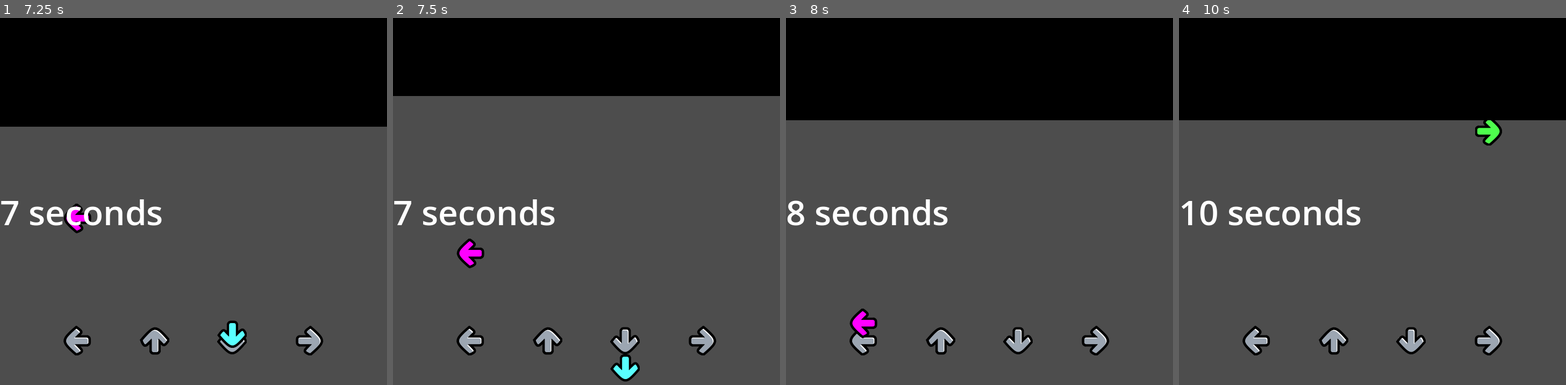
Above: before the commit, frames 1-4 (left to right).
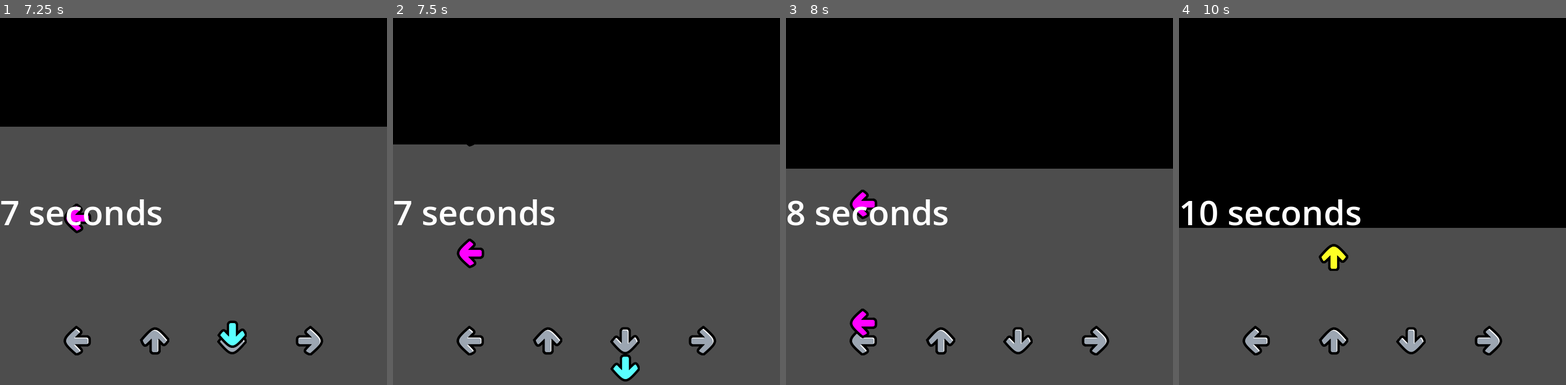
Above: after the commit, the same moments.

Repository: CalebDevonport/GameJam
Game: Godot game, scene res://main.tscn
The game is run twice, just before and just after one commit, with the same random seed, the same clock (stepped at 60 frames per second) and the same inputs.
Inputs:
- Up to frame 1 (7.25 s): tap Enter at 0.5 s; hold D (input_right) 0.53-1.28 s; hold Down (input_down) 1.28-2.03 s; hold D (input_right) 2.03-2.78 s; hold W (input_up) 2.78-3.53 s; hold A (input_left) 3.53-5.03 s; hold Down (input_down) 5.03-5.78 s; hold D (input_right) 5.78-6.53 s; hold W (input_up) from 6.53 s (still down)
- Up to frame 2 (7.5 s): release W (input_up) at 7.28 s; hold D (input_right) from 7.28 s (still down)
- Up to frame 3 (8 s): keep holding D (input_right)
- Up to frame 4 (10 s): release D (input_right) at 8.03 s; hold Down (input_down) 8.03-8.78 s; hold A (input_left) 8.78-9.53 s; hold W (input_up) from 9.53 s (still down)

Frame 1 is identical in both runs. In frame 2, 13% of the frame differs, in the area x 0-100%, y 21-36%; in frame 3, 14%; in frame 4, 29%, in the area x 0-100%, y 27-69%.

Commit message:
fixing queue

Diff:
--- a/goal.gd
+++ b/goal.gd
@@ -13,7 +13,7 @@
 
 # Called every frame. 'delta' is the elapsed time since the previous frame.
 func _process(delta):
-	if Input.is_action_just_pressed(_get_action_name(direction_used)) and collison_body:
+	if Input.is_action_just_pressed(_get_action_name(direction_used)) and collison_body != null:
 		if not emitted:
 			increase_point.emit()
 			emitted = true
